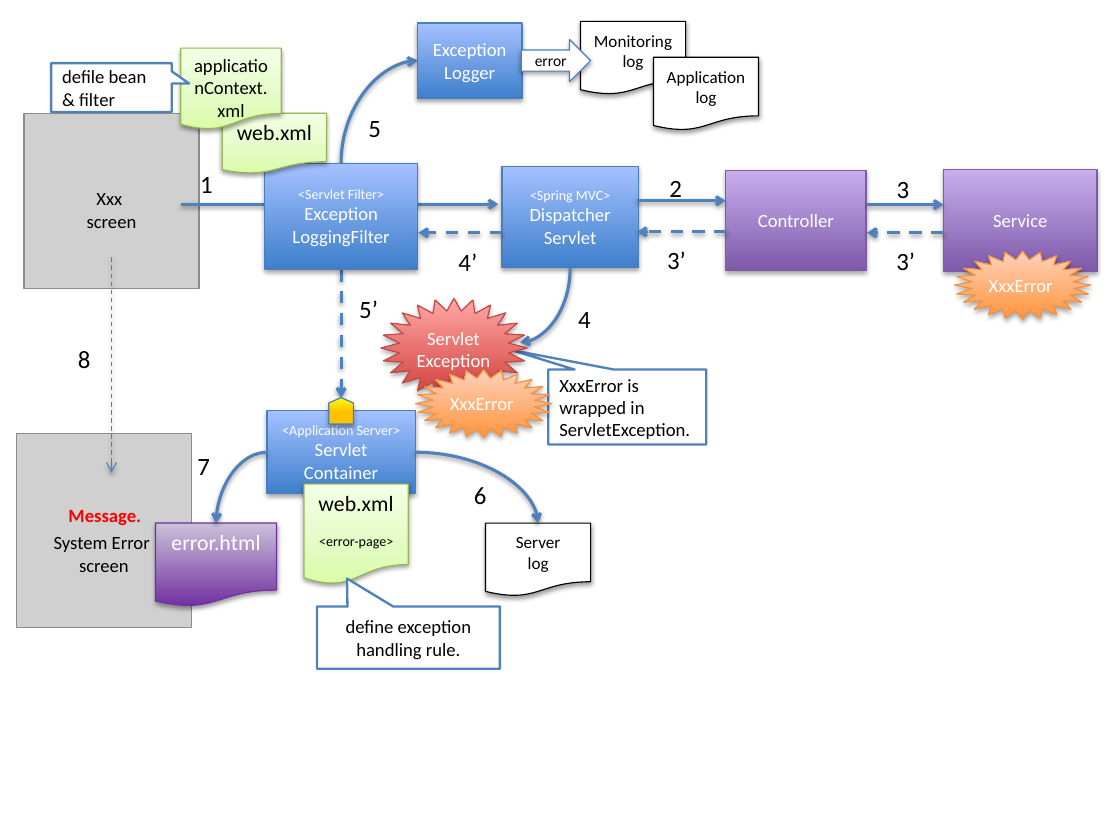
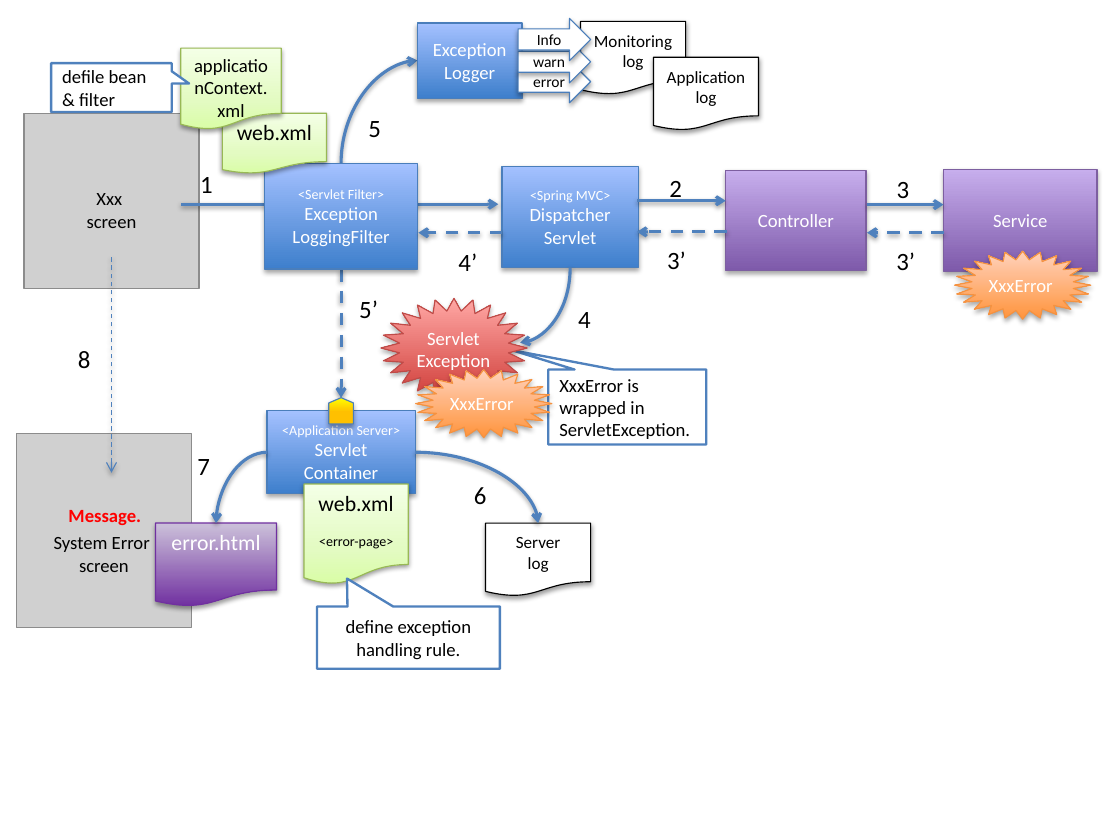
Before and after one commit to garbagetown/guideline, a slide deck: slide 12 of source/ArchitectureInDetail/images_ExceptionHandling/materialExceptionHandling.pptx. Drawn at 1120x840 pixels with LibreOffice and Linux fonts; fonts in the diff are those of the drawing; grey boxes stand for pictures. Boxes give left, top, right and bottom in pixels: in the first picture for what was removed or moved away, otherwise in the second. Text is boxed around its words. In the diff, an @@ line names an element or a change of style, - is before the commit and + after.

```diff
--- a/source/ArchitectureInDetail/images_ExceptionHandling/materialExceptionHandling.pptx
+++ b/source/ArchitectureInDetail/images_ExceptionHandling/materialExceptionHandling.pptx
@@ right arrow added at <box>519,18,591,60</box>, fill #FFFFFF, outline #4B7EBC 0.75 pt, 10 pt, text #000000 @@
+Info
@@ right arrow added at <box>519,40,591,83</box>, fill #FFFFFF, outline #4B7EBC 0.75 pt, 10 pt, text #000000 @@
+warn
@@ right arrow "error": place and size @@
-right arrow "error" at <box>521,39,590,82</box>
+right arrow "error" at <box>519,60,591,103</box>
```
Also in this commit, not shown: 2 other files.
